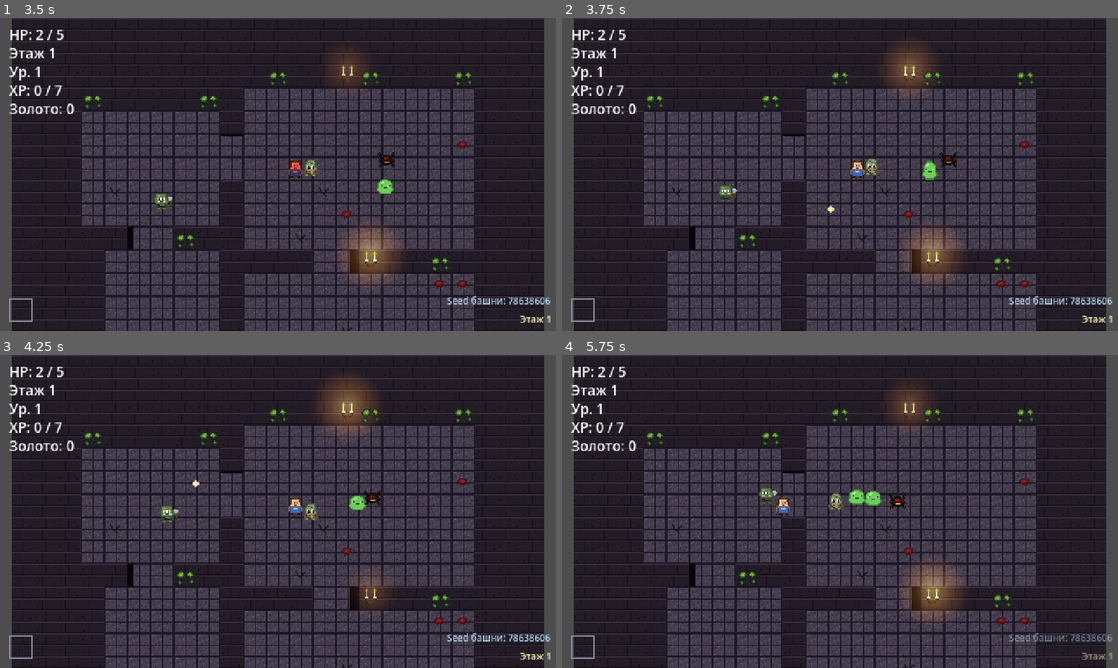
Above: before the commit, frames 1-4 (two rows, left to right).
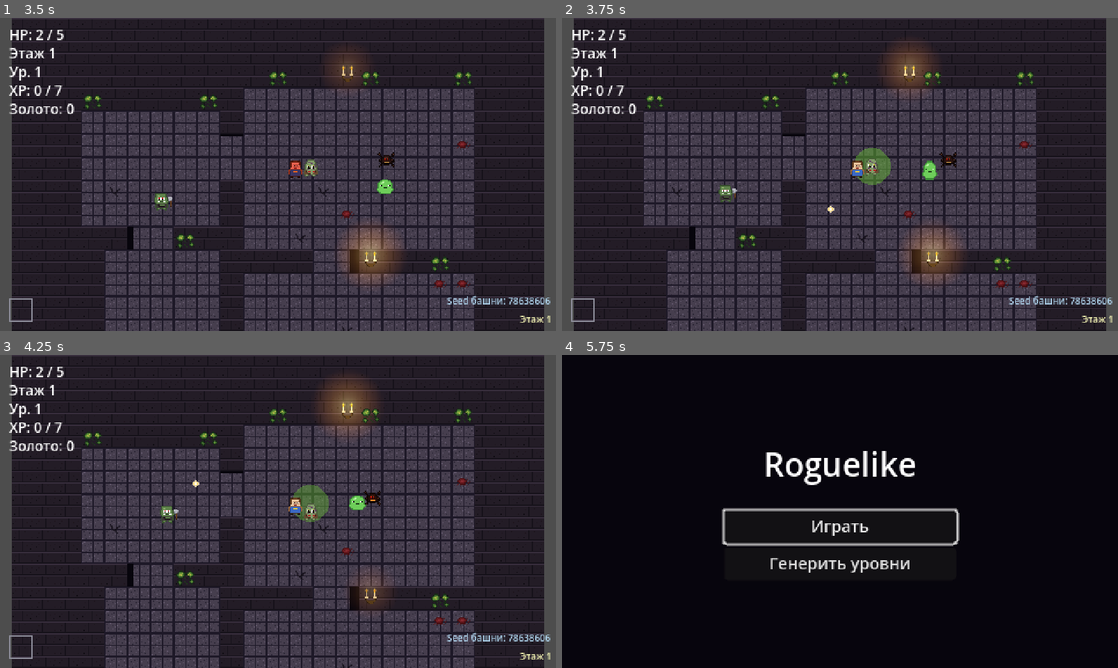
Above: after the commit, the same moments.

Repository: slartus/roguelike-game
Game: Godot game, scene res://scenes/ui/title_screen.tscn
Two runs of this game, one before a commit and one after it. Both use one fixed random seed, a clock stepped at 60 frames per second and the inputs below.
Inputs (mouse positions are in pixels of both pictures, inside the frame that each line leads up to):
- Up to frame 1 (3.5 s): click "Играть" at 0.5 s; tap Enter (ui_accept) at 1.25, 1.52 s; move the mouse to (400, 158) at 1.27 s; press the mouse at (400, 158) at 1.28 s; hold D (move_right) 1.28-2 s; release the mouse at (400, 158) at 2 s; drag from (166, 190) to (266, 165) at 2.02 s; move the mouse to (333, 105) at 2.77 s; hold D (move_right) from 2.78 s (still down); tap Alt at 2.85 s
- Up to frame 2 (3.75 s): release D (move_right) at 3.5 s; drag from (812, 237) to (673, 127) at 3.52 s
- Up to frame 3 (4.25 s): no input
- Up to frame 4 (5.75 s): move the mouse to (1006, 558) at 4.27 s; press the mouse at (1006, 558) at 4.28 s; hold A (move_left) 4.28-5 s; tap Enter (ui_accept) at 4.52 s; release the mouse at (1006, 558) at 5 s; drag from (673, 464) to (756, 433) at 5.02 s

Frame 1 is identical in both runs. In frame 2, 0.4% of the frame differs, in the area x 52-60%, y 41-54%; in frame 3, 0.4%; in frame 4, 90%, in the area x 0-100%, y 0-100%.

Commit message:
feat(enemies): zombie leaves poison cloud that infects player
New zombie.gd extends enemy.gd and drops a poison_cloud.tscn at its
position every POISON_CLOUD_COOLDOWN=3s. Cloud is an Area2D that lives
LIFETIME=2s (self-queue_free on timeout), draws itself procedurally as
a green translucent circle with fade-in/out, and on body_entered
applies "poisoned" status to the player. Initial overlap (player
standing where cloud spawns) is handled via call_deferred +
get_overlapping_bodies since body_entered doesn't fire retroactively.

Player poison status: apply_poison(duration) sets _poison_timer and,
only on fresh infection, primes _poison_tick_timer to
POISON_TICK_INTERVAL=1s. Refresh (re-apply while already poisoned)
extends duration but deliberately does NOT reset the tick timer —
otherwise the player could dodge damage by re-entering the cloud
right before each tick. _tick_poison in _physics_process deals 1 hp
per second via take_damage.

Cloud registers into group "poison_cloud" for stable test matching.

Docs: docs/gamedesign/enemies.md updated with cloud/status parameters,
implementation notes on initial-overlap and tick-timer invariant, and
a follow-up TODO on floor-scaling the poison damage.

Tests: test/unit/test_zombie_poison_cloud.gd (15 cases) covers zombie
cooldown, cloud spawn position/lifetime, apply_poison invariants,
1hp/sec ticking, duration refresh without tick reset, expiration and
post-expiration silence, cloud dispatch to non-player bodies.

Co-Authored-By: Claude Opus 4.7 (1M context) <noreply@anthropic.com>

Diff:
--- /dev/null
+++ b/scenes/enemies/poison_cloud.gd
@@ -0,0 +1,60 @@
+extends Area2D
+
+# Облако зловония, оставленное зомби. Живёт LIFETIME секунд, после
+# чего queue_free. Игрок, вошедший в облако, получает статус
+# «заражён ядом» на POISON_DURATION секунд.
+#
+# Рендер — процедурный через _draw (без спрайта): зелёный полупрозрачный
+# круг с fade-in в первые 10% жизни и fade-out на оставшихся 90%. Так
+# облако читается сразу, но не выглядит «моргнуло-исчезло».
+#
+# Начальный overlap: если игрок стоит в точке спавна, `body_entered`
+# не срабатывает ретроактивно. Поэтому в _ready через call_deferred
+# опрашиваем `get_overlapping_bodies()` и вручную вызываем handler
+# для каждого пересекающегося тела.
+
+const LIFETIME: float = 2.0
+const RADIUS: float = 16.0
+const POISON_DURATION: float = 3.0
+const CLOUD_COLOR: Color = Color(0.4, 0.75, 0.2, 0.55)
+const FADE_IN_FRACTION: float = 0.1
+
+var _time_alive: float = 0.0
+
+func _ready() -> void:
+	add_to_group("poison_cloud")
+	body_entered.connect(_on_body_entered)
+	call_deferred("_check_initial_overlap")
+	queue_redraw()
+
+func _process(delta: float) -> void:
+	_time_alive += delta
+	queue_redraw()
+	if _time_alive >= LIFETIME:
+		queue_free()
+
+func _draw() -> void:
+	var t := clampf(_time_alive / LIFETIME, 0.0, 1.0)
+	var alpha_factor: float
+	if t < FADE_IN_FRACTION:
+		alpha_factor = t / FADE_IN_FRACTION
+	else:
+		alpha_factor = 1.0 - (t - FADE_IN_FRACTION) / (1.0 - FADE_IN_FRACTION)
+	alpha_factor = clampf(alpha_factor, 0.0, 1.0)
+	var color := Color(CLOUD_COLOR.r, CLOUD_COLOR.g, CLOUD_COLOR.b, CLOUD_COLOR.a * alpha_factor)
+	draw_circle(Vector2.ZERO, RADIUS, color)
+
+func _check_initial_overlap() -> void:
+	# call_deferred → выполняется на idle frame после того как физика
+	# зарегистрировала Area2D. get_overlapping_bodies() к этому моменту
+	# уже даёт корректный список.
+	if not is_inside_tree():
+		return
+	for body in get_overlapping_bodies():
+		_on_body_entered(body)
+
+func _on_body_entered(body: Node) -> void:
+	if not body.is_in_group("player"):
+		return
+	if body.has_method("apply_poison"):
+		body.apply_poison(POISON_DURATION)
--- /dev/null
+++ b/scenes/enemies/poison_cloud.tscn
@@ -0,0 +1,12 @@
+[gd_scene load_steps=3 format=3]
+
+[ext_resource type="Script" path="res://scenes/enemies/poison_cloud.gd" id="1_cloud"]
+
+[sub_resource type="CircleShape2D" id="CircleShape2D_cloud"]
+radius = 16.0
+
+[node name="PoisonCloud" type="Area2D"]
+script = ExtResource("1_cloud")
+
+[node name="CollisionShape2D" type="CollisionShape2D" parent="."]
+shape = SubResource("CircleShape2D_cloud")
--- /dev/null
+++ b/scenes/enemies/zombie.gd
@@ -0,0 +1,33 @@
+extends "res://scenes/enemies/enemy.gd"
+
+# Зомби периодически оставляет за собой облако зловония. Кулдаун
+# POISON_CLOUD_COOLDOWN секунд между спавнами; облако живёт LIFETIME
+# секунд (см. poison_cloud.gd) и наносит игроку статус «отравлен».
+#
+# Первый спавн — через POISON_CLOUD_COOLDOWN после появления зомби,
+# а не сразу. Иначе зомби, заспавненный рядом с игроком, немедленно
+# бросал бы облако у ног игрока без окна на реакцию.
+
+const POISON_CLOUD_SCENE: PackedScene = preload("res://scenes/enemies/poison_cloud.tscn")
+const POISON_CLOUD_COOLDOWN: float = 3.0
+
+var _cloud_cooldown_timer: float = POISON_CLOUD_COOLDOWN
+
+func _physics_process(delta: float) -> void:
+	super._physics_process(delta)
+	_tick_cloud(delta)
+
+func _tick_cloud(delta: float) -> void:
+	_cloud_cooldown_timer -= delta
+	if _cloud_cooldown_timer > 0.0:
+		return
+	_cloud_cooldown_timer = POISON_CLOUD_COOLDOWN
+	_spawn_cloud()
+
+func _spawn_cloud() -> void:
+	var parent := get_parent()
+	if parent == null:
+		return
+	var cloud = POISON_CLOUD_SCENE.instantiate()
+	cloud.global_position = global_position
+	parent.add_child(cloud)
--- a/scenes/enemies/zombie.tscn
+++ b/scenes/enemies/zombie.tscn
@@ -1,6 +1,6 @@
 [gd_scene load_steps=4 format=3]
 
-[ext_resource type="Script" path="res://scenes/enemies/enemy.gd" id="1_enemy"]
+[ext_resource type="Script" path="res://scenes/enemies/zombie.gd" id="1_enemy"]
 [ext_resource type="Texture2D" path="res://assets/sprites/enemies/zombie.png" id="2_tex"]
 
 [sub_resource type="CircleShape2D" id="CircleShape2D_zombie"]
--- a/scenes/player/player.gd
+++ b/scenes/player/player.gd
@@ -6,10 +6,20 @@
 @export var speed: float = 90.0
 @export var bullet_scene: PackedScene
 
+# Статус «отравлен ядом»: пока `_poison_timer > 0`, каждую секунду
+# срабатывает `take_damage(POISON_DAMAGE_PER_TICK)`. Повторное
+# попадание в облако (apply_poison) обновляет длительность до полного
+# значения, но не сбрасывает tick-таймер — иначе игрок мог бы
+# избегать урона, ре-заражаясь непосредственно перед каждым тиком.
+const POISON_TICK_INTERVAL: float = 1.0
+const POISON_DAMAGE_PER_TICK: int = 1
+
 var max_health: int
 var health: int
 var equipped_weapon: WeaponResource
 var _fire_cooldown: float = 0.0
+var _poison_timer: float = 0.0
+var _poison_tick_timer: float = 0.0
 
 func _ready() -> void:
 	add_to_group("player")
@@ -35,6 +45,8 @@
 	if Input.is_action_pressed("attack") and _fire_cooldown <= 0.0 and equipped_weapon != null:
 		_shoot_towards_mouse()
 		_fire_cooldown = equipped_weapon.fire_interval
+
+	_tick_poison(delta)
 
 func _shoot_towards_mouse() -> void:
 	if bullet_scene == null or equipped_weapon == null:
@@ -74,6 +86,27 @@
 	if health == 0:
 		_die()
 
+func apply_poison(duration: float) -> void:
+	# Свежая инфекция — заводим tick-таймер на полный интервал, чтобы
+	# первый урон случился через POISON_TICK_INTERVAL, а не мгновенно.
+	# Refresh (уже отравлен) — не трогаем tick-таймер: игрок должен
+	# продолжать получать урон по расписанию, даже если ре-заходит в
+	# облако.
+	if _poison_timer <= 0.0:
+		_poison_tick_timer = POISON_TICK_INTERVAL
+	_poison_timer = duration
+
+func _tick_poison(delta: float) -> void:
+	if _poison_timer <= 0.0:
+		return
+	_poison_timer = maxf(0.0, _poison_timer - delta)
+	_poison_tick_timer -= delta
+	if _poison_tick_timer > 0.0:
+		return
+	_poison_tick_timer = POISON_TICK_INTERVAL
+	if health > 0:
+		take_damage(POISON_DAMAGE_PER_TICK)
+
 func heal(amount: int) -> void:
 	health = min(max_health, health + amount)
 	GameState.player_health = health
--- /dev/null
+++ b/test/unit/test_zombie_poison_cloud.gd
@@ -0,0 +1,189 @@
+extends GutTest
+
+# Зомби периодически спавнит ядовитое облако у своей позиции; облако
+# наносит игроку статус «отравлен ядом» — 1 hp/сек в течение 3 сек с
+# refresh'ем длительности при повторном попадании.
+
+const ZombieScene = preload("res://scenes/enemies/zombie.tscn")
+const PoisonCloudScene = preload("res://scenes/enemies/poison_cloud.tscn")
+const PlayerScene = preload("res://scenes/player/player.tscn")
+
+func _spawn_zombie():
+	var zombie = ZombieScene.instantiate()
+	add_child_autofree(zombie)
+	return zombie
+
+func _spawn_cloud():
+	var cloud = PoisonCloudScene.instantiate()
+	add_child_autofree(cloud)
+	return cloud
+
+func _spawn_player():
+	var player = PlayerScene.instantiate()
+	add_child_autofree(player)
+	return player
+
+func _count_clouds_under(node: Node) -> int:
+	# poison_cloud.gd::_ready добавляет облако в группу "poison_cloud".
+	# Матчим по группе — устойчиво к любым другим Area2D в тесте.
+	var n := 0
+	for child in node.get_children():
+		if child.is_in_group("poison_cloud"):
+			n += 1
+	return n
+
+# ---- Zombie: cloud spawning ------------------------------------------------
+
+func test_zombie_starts_with_full_cooldown() -> void:
+	var zombie = _spawn_zombie()
+	assert_almost_eq(zombie._cloud_cooldown_timer, zombie.POISON_CLOUD_COOLDOWN, 0.001,
+		"первый спавн — только через POISON_CLOUD_COOLDOWN после появления")
+
+func test_zombie_spawns_cloud_after_cooldown() -> void:
+	var zombie = _spawn_zombie()
+	var parent := zombie.get_parent()
+	var before := _count_clouds_under(parent)
+	zombie._cloud_cooldown_timer = 0.01
+	zombie._tick_cloud(0.05)
+	assert_eq(_count_clouds_under(parent), before + 1,
+		"по истечении кулдауна должно появиться облако")
+
+func test_zombie_resets_cooldown_after_spawn() -> void:
+	var zombie = _spawn_zombie()
+	zombie._cloud_cooldown_timer = 0.01
+	zombie._tick_cloud(0.05)
+	assert_almost_eq(zombie._cloud_cooldown_timer, zombie.POISON_CLOUD_COOLDOWN, 0.001,
+		"после спавна кулдаун снова полный")
+
+func test_zombie_does_not_spawn_before_cooldown() -> void:
+	var zombie = _spawn_zombie()
+	var parent := zombie.get_parent()
+	var before := _count_clouds_under(parent)
+	zombie._cloud_cooldown_timer = 1.0
+	zombie._tick_cloud(0.05)
+	assert_eq(_count_clouds_under(parent), before,
+		"кулдаун ещё не истёк — облако не появляется")
+
+func test_cloud_spawns_at_zombie_position() -> void:
+	var zombie = _spawn_zombie()
+	zombie.global_position = Vector2(150, 250)
+	var parent := zombie.get_parent()
+	var before_children := parent.get_children().duplicate()
+	zombie._cloud_cooldown_timer = 0.01
+	zombie._tick_cloud(0.05)
+	var new_cloud: Node2D = null
+	for child in parent.get_children():
+		if child in before_children:
+			continue
+		new_cloud = child
+		break
+	assert_not_null(new_cloud)
+	assert_almost_eq(new_cloud.global_position.x, 150.0, 0.5)
+	assert_almost_eq(new_cloud.global_position.y, 250.0, 0.5)
+
+# ---- Poison cloud: lifecycle -----------------------------------------------
+
+func test_cloud_queue_frees_after_lifetime() -> void:
+	var cloud = _spawn_cloud()
+	assert_true(is_instance_valid(cloud), "облако существует сразу после спавна")
+	# Пропускаем один _process с delta = LIFETIME + margin.
+	cloud._process(cloud.LIFETIME + 0.1)
+	assert_true(cloud.is_queued_for_deletion(),
+		"облако должно уйти в queue_free по истечении LIFETIME")
+
+func test_cloud_alive_before_lifetime() -> void:
+	var cloud = _spawn_cloud()
+	cloud._process(cloud.LIFETIME * 0.5)
+	assert_false(cloud.is_queued_for_deletion(),
+		"облако живо в первой половине своей жизни")
+
+# ---- Player: poison status -------------------------------------------------
+
+func test_player_apply_poison_sets_timer() -> void:
+	var player = _spawn_player()
+	await get_tree().process_frame
+	var hp_before: int = player.health
+	player.apply_poison(3.0)
+	# Между apply_poison и assert могут отработать фоновые physics
+	# tick'и (проверяли — до 3 штук), поэтому проверяем не точные
+	# значения, а инварианты: (1) урон НЕ мгновенный, (2) длительность
+	# и tick-таймер в разумных границах после старта.
+	assert_eq(player.health, hp_before,
+		"apply_poison НЕ должен наносить урон мгновенно")
+	assert_gt(player._poison_timer, 2.5,
+		"длительность близка к 3с (учёт возможных фоновых тиков)")
+	assert_gt(player._poison_tick_timer, 0.5,
+		"первый тик ещё не сработал — таймер около POISON_TICK_INTERVAL")
+
+func test_player_poison_deals_1hp_per_second() -> void:
+	var player = _spawn_player()
+	await get_tree().process_frame
+	var hp_before: int = player.health
+	player.apply_poison(3.0)
+	# Проматываем секунду в один тик — tick-таймер уходит в 0,
+	# должен сработать один урон.
+	player._tick_poison(1.0)
+	assert_eq(player.health, hp_before - player.POISON_DAMAGE_PER_TICK,
+		"через 1 сек должен снятья 1 hp")
+
+func test_player_poison_refresh_extends_duration() -> void:
+	var player = _spawn_player()
+	await get_tree().process_frame
+	player.apply_poison(3.0)
+	player._tick_poison(2.0)  # 1 сек осталась, 2 тика уже прошли (у нас 1 тик потому что _tick вызван один раз)
+	# После первого apply: _poison_timer = 3.0, потом -2.0 = 1.0.
+	# Refresh — снова 3.0.
+	player.apply_poison(3.0)
+	assert_almost_eq(player._poison_timer, 3.0, 0.001,
+		"refresh обновляет длительность до полной")
+
+func test_player_poison_refresh_does_not_reset_tick_timer() -> void:
+	# Ключевой инвариант: если бы refresh сбрасывал tick-таймер,
+	# игрок мог бы избегать урона, ре-заражаясь непосредственно перед
+	# каждым тиком. Проверяем что tick_timer сохраняется.
+	var player = _spawn_player()
+	await get_tree().process_frame
+	player.apply_poison(3.0)
+	player._tick_poison(0.5)  # tick_timer теперь ~0.5
+	var tick_before_refresh: float = player._poison_tick_timer
+	player.apply_poison(3.0)  # refresh
+	assert_almost_eq(player._poison_tick_timer, tick_before_refresh, 0.001,
+		"refresh не должен сбрасывать tick-таймер")
+
+func test_player_poison_expires_after_duration() -> void:
+	var player = _spawn_player()
+	await get_tree().process_frame
+	player.apply_poison(3.0)
+	# 4 секунды суммарно — таймер уходит в 0.
+	player._tick_poison(4.0)
+	assert_eq(player._poison_timer, 0.0,
+		"по истечении 3 сек статус пропадает")
+
+func test_player_poison_stops_ticking_after_expiration() -> void:
+	var player = _spawn_player()
+	await get_tree().process_frame
+	player.apply_poison(3.0)
+	player._tick_poison(4.0)  # exhausted
+	var hp_after_expiration: int = player.health
+	player._tick_poison(1.0)  # ещё секунда — не должно быть урона
+	assert_eq(player.health, hp_after_expiration,
+		"без активного статуса урона больше нет")
+
+func test_cloud_body_entered_applies_poison_to_player() -> void:
+	var cloud = _spawn_cloud()
+	var player = _spawn_player()
+	await get_tree().process_frame
+	# Симулируем event напрямую — это интеграционный смоук.
+	cloud._on_body_entered(player)
+	assert_almost_eq(player._poison_timer, cloud.POISON_DURATION, 0.001,
+		"вход в облако триггерит apply_poison(POISON_DURATION)")
+
+func test_cloud_ignores_non_player_bodies() -> void:
+	var cloud = _spawn_cloud()
+	var zombie = _spawn_zombie()
+	await get_tree().process_frame
+	# Зомби не в группе player → ноль эффекта. Проверяем что не крашится
+	# и не имеет apply_poison → просто return без raise.
+	cloud._on_body_entered(zombie)
+	assert_false(zombie.has_method("apply_poison"),
+		"у зомби нет apply_poison — облако его игнорирует")
Not shown, changed: docs/gamedesign/enemies.md
